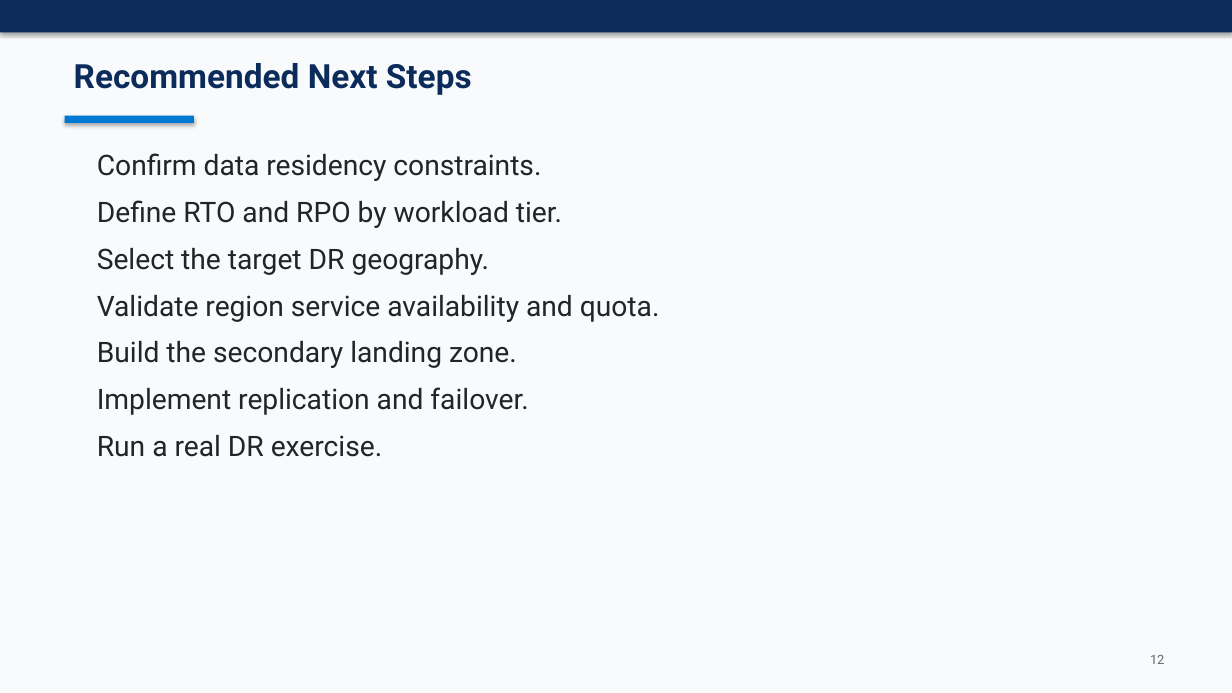
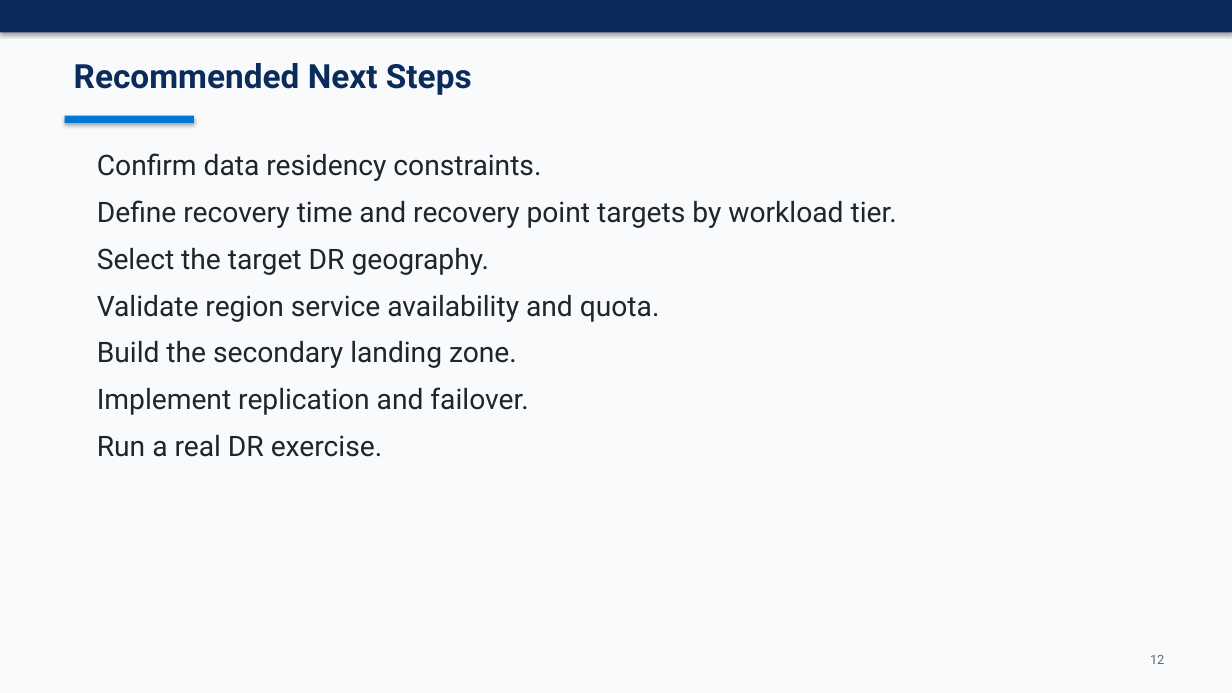
Before and after one commit to kprpg/arcjumpstart, a slide deck: slide 12 of docs/azure-regional-bcdr-slide-deck.pptx. Drawn at 1232x693 pixels with LibreOffice and Linux fonts; fonts in the diff are those of the drawing. Boxes give left, top, right and bottom in pixels: in the first picture for what was removed or moved away, otherwise in the second. Text is boxed around its words. In the diff, an @@ line names an element or a change of style, - is before the commit and + after.

```diff
--- a/docs/azure-regional-bcdr-slide-deck.pptx
+++ b/docs/azure-regional-bcdr-slide-deck.pptx
@@ text at [97, 200, 897, 228]: text changed @@
-Define RTO and RPO by workload tier.
+Define recovery time and recovery point targets by workload tier.
```
Also in this commit, not shown: 6 other slides changed, 4 other files.
